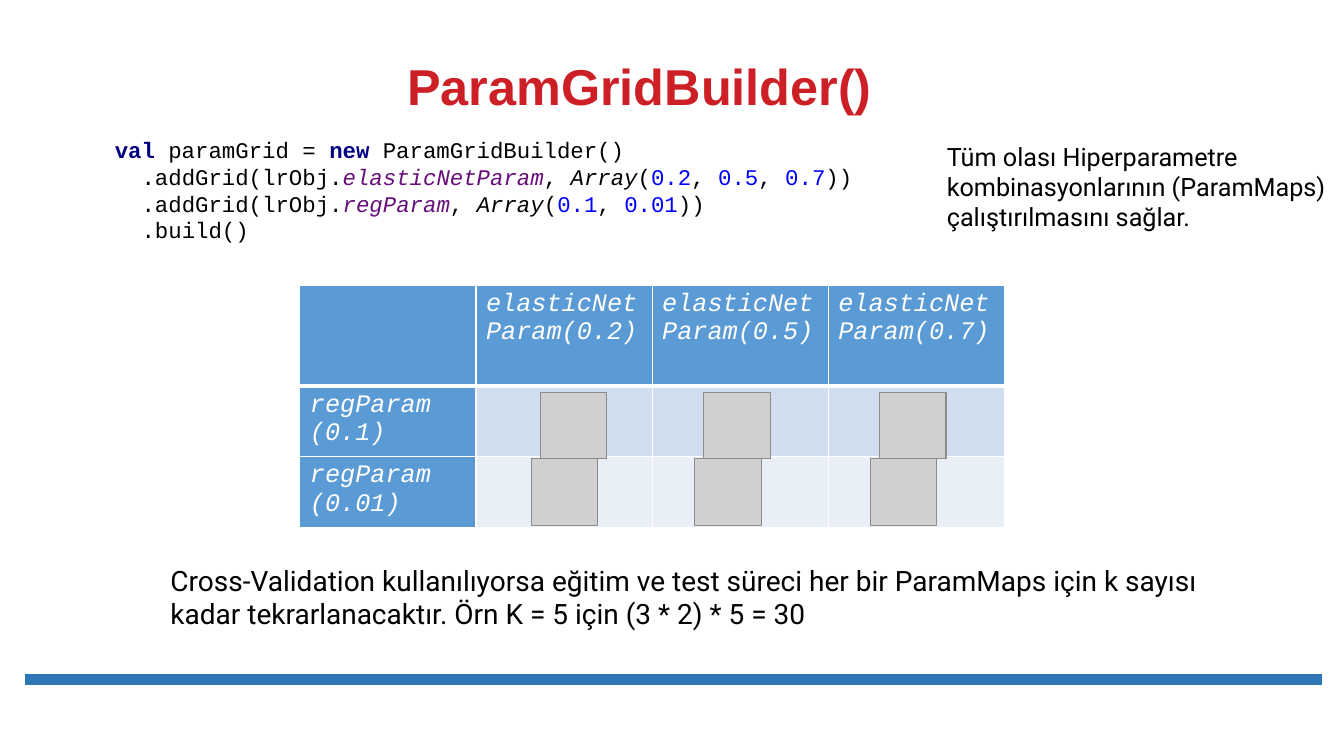
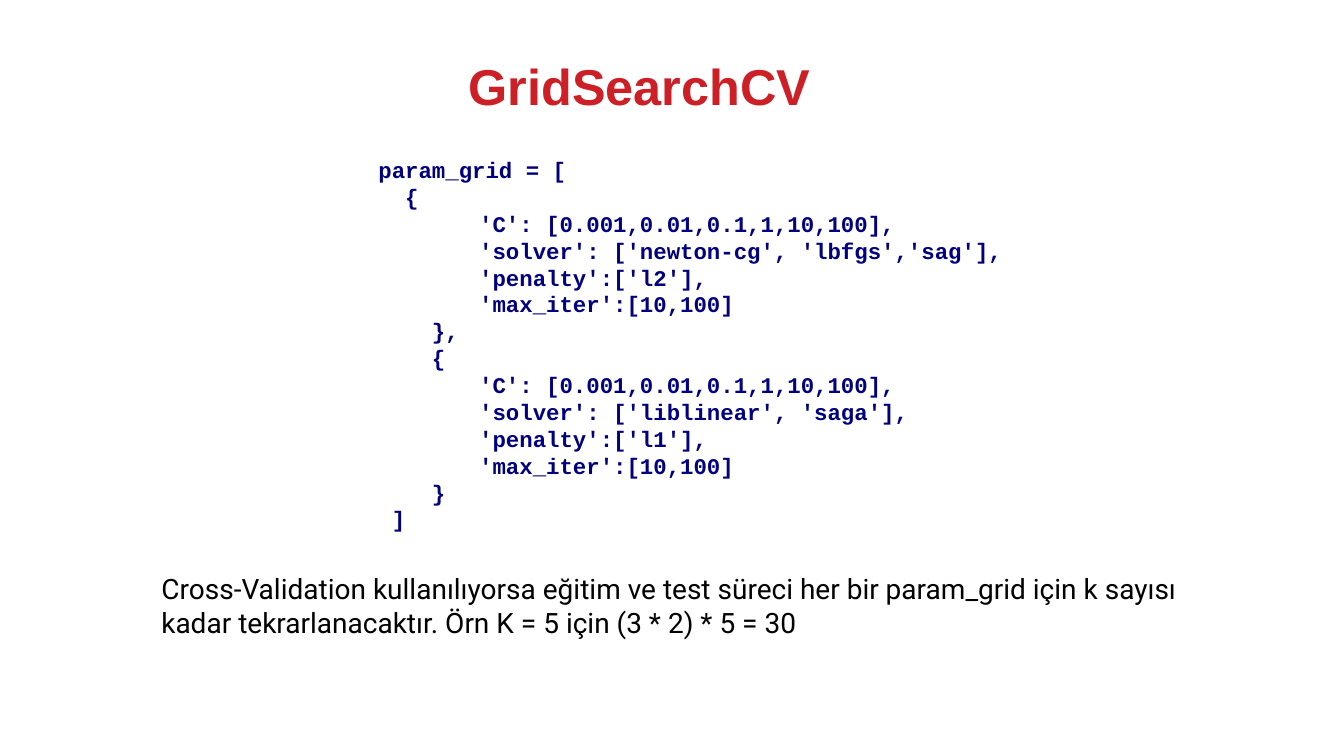
Before and after one commit to veribilimiokulu/bogazici-compec-python-ml, a slide deck: slide 12 of sunumlar/05_Model_Tuning_Hiperparametreleri_Ayarlama.pptx (slide 10 before the commit). Drawn at 1344x756 pixels with LibreOffice and Linux fonts; fonts in the diff are those of the drawing; grey boxes stand for pictures. Boxes give left, top, right and bottom in pixels: in the first picture for what was removed or moved away, otherwise in the second. Text is boxed around its words. In the diff, an @@ line names an element or a change of style, - is before the commit and + after.

```diff
--- a/sunumlar/05_Model_Tuning_Hiperparametreleri_Ayarlama.pptx
+++ b/sunumlar/05_Model_Tuning_Hiperparametreleri_Ayarlama.pptx
@@ title at <box>469,68,810,106</box>: text changed @@
-ParamGridBuilder()
+GridSearchCV
@@ text removed at <box>947,147,1326,232</box> @@
-Tüm olası Hiperparametre kombinasyonlarının (ParamMaps) çalıştırılmasını sağlar.
@@ text at <box>378,162,1002,479</box>: text changed; text colour #000000 to #000080; bold on @@
-val paramGrid = new ParamGridBuilder()
-.addGrid(lrObj.elasticNetParam, Array(0.2, 0.5, 0.7))
-.addGrid(lrObj.regParam, Array(0.1, 0.01))
-.build()
+param_grid = [
+{
+'C': [0.001,0.01,0.1,1,10,100],
+'solver': ['newton-cg', 'lbfgs','sag'],
+'penalty':['l2'],
+'max_iter':[10,100]
+},
+{
+'C': [0.001,0.01,0.1,1,10,100],
+'solver': ['liblinear', 'saga'],
+'penalty':['l1'],
+'max_iter':[10,100]
+}
+]
@@ table removed at <box>300,285,1006,527</box>, 3 rows, 4 columns @@
- | elasticNetParam(0.2) | elasticNetParam(0.5) | elasticNetParam(0.7)
-regParam (0.1) |  |  | 
-regParam (0.01) |  |  | 
@@ picture removed at <box>540,392,607,459</box> @@
@@ picture removed at <box>704,392,770,459</box> @@
@@ picture removed at <box>880,392,947,459</box> @@
@@ picture removed at <box>531,459,598,525</box> @@
@@ picture removed at <box>695,459,761,525</box> @@
@@ picture removed at <box>871,459,938,525</box> @@
@@ text at <box>161,578,1176,639</box>: text changed @@
-Cross-Validation kullanılıyorsa eğitim ve test süreci her bir ParamMaps için k sayısı kadar tekrarlanacaktır. Örn K = 5 için (3 * 2) * 5 = 30
+Cross-Validation kullanılıyorsa eğitim ve test süreci her bir param_grid için k sayısı kadar tekrarlanacaktır. Örn K = 5 için (3 * 2) * 5 = 30
@@ line removed from (25, 680) to (1323, 680) @@
```
Also in this commit, not shown: 5 other slides changed, 3 slides added, 1 slide removed, 8 other files.
